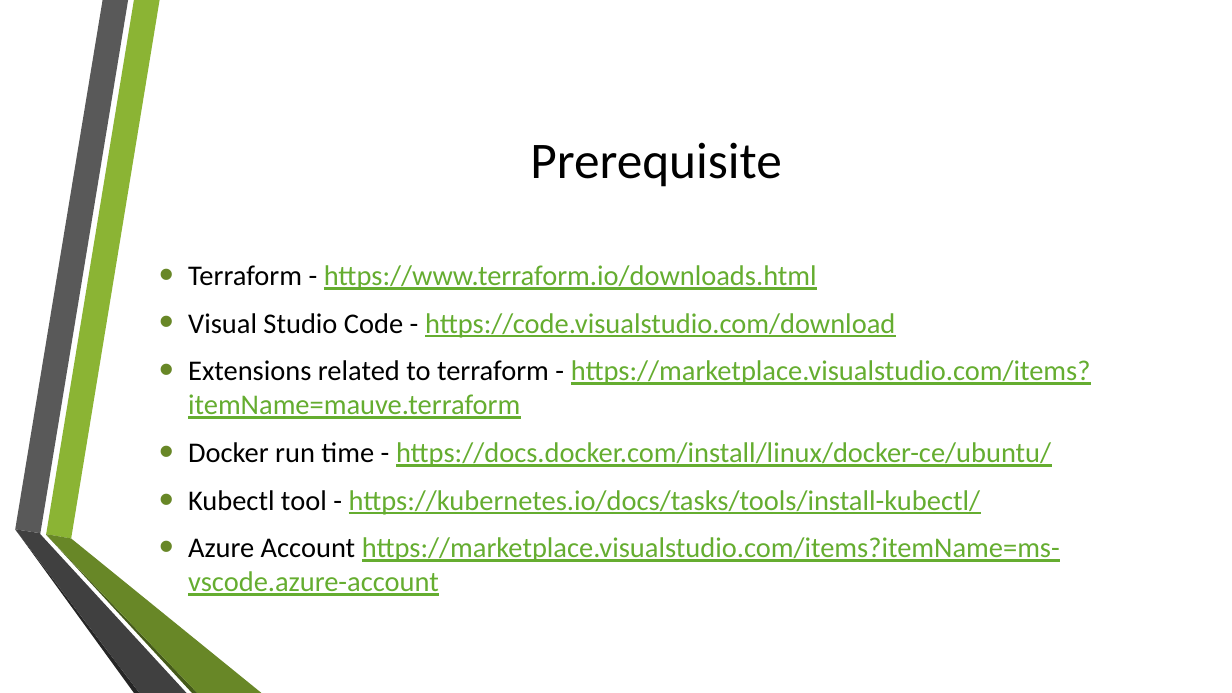
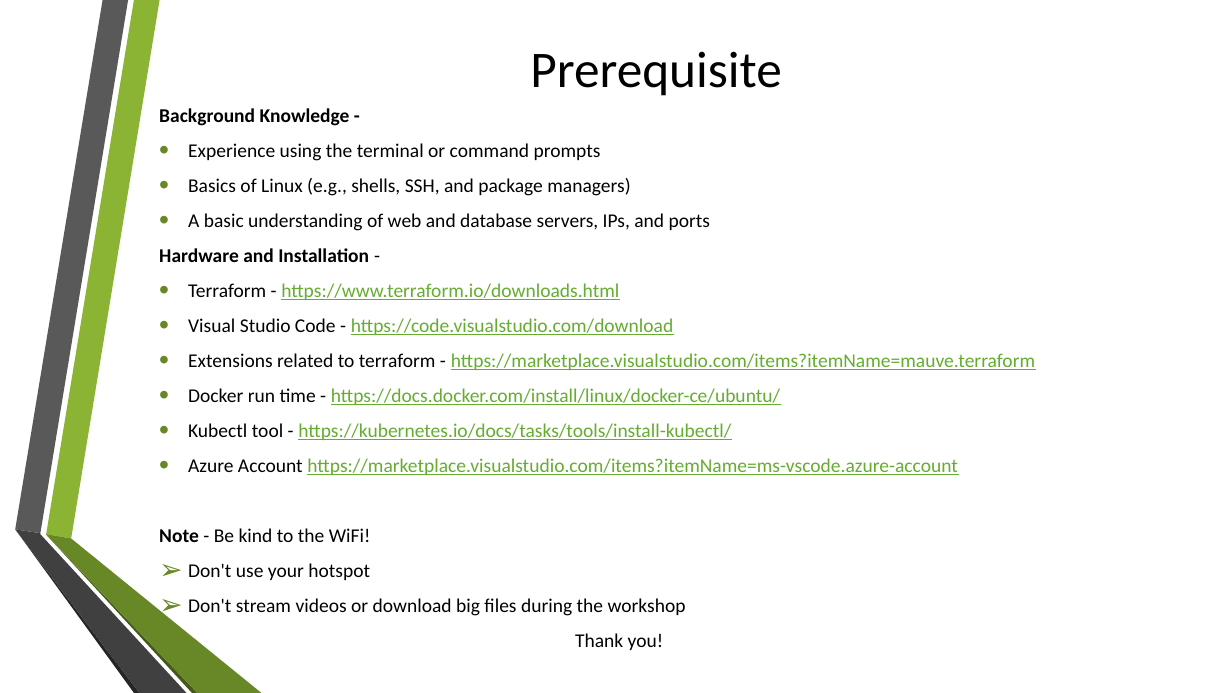
Before and after one commit to amlenduc/terraform, a slide deck: slide 3 of Meetup(06-July).pptx. Drawn at 1232x693 pixels with LibreOffice and Linux fonts; fonts in the diff are those of the drawing; background and template pictures are left out. Boxes give left, top, right and bottom in pixels: in the first picture for what was removed or moved away, otherwise in the second. Text is boxed around its words. In the diff, an @@ line names an element or a change of style, - is before the commit and + after.

```diff
--- a/Meetup(06-July).pptx
+++ b/Meetup(06-July).pptx
@@ title "Prerequisite": place and size @@
-title "Prerequisite" at bbox=[530, 142, 781, 187]
+title "Prerequisite" at bbox=[530, 51, 781, 96]
@@ text "Background Knowledge -": place and size @@
-text "Background Knowledge -" at bbox=[188, 265, 1091, 596]
+text "Background Knowledge -" at bbox=[159, 143, 1035, 650]
@@ text at bbox=[159, 143, 711, 262]: paragraphs added @@
+Background Knowledge -
+• Experience using the terminal or command prompts
+• Basics of Linux (e.g., shells, SSH, and package managers)
+• A basic understanding of web and database servers, IPs, and ports
+Hardware and Installation -
@@ text at bbox=[188, 283, 1035, 475]: size 22.2 to 15.2 pt in "Terraform - https://www.terraform.io/downloads.html", "Visual Studio Code - https://code.visualstudio.com/download", "Extensions related to terraform - https://marketplace.visual ...", "Docker run time - https://docs.docker.com/install/linux/dock ..." and 2 more places; less space between paragraphs @@
@@ text at bbox=[159, 528, 686, 650]: paragraphs added @@
+Note - Be kind to the WiFi!
+➢ Don't use your hotspot
+➢ Don't stream videos or download big files during the workshop
+Thank you!
```
Also in this commit, not shown: 3 other slides changed, 1 other file.
